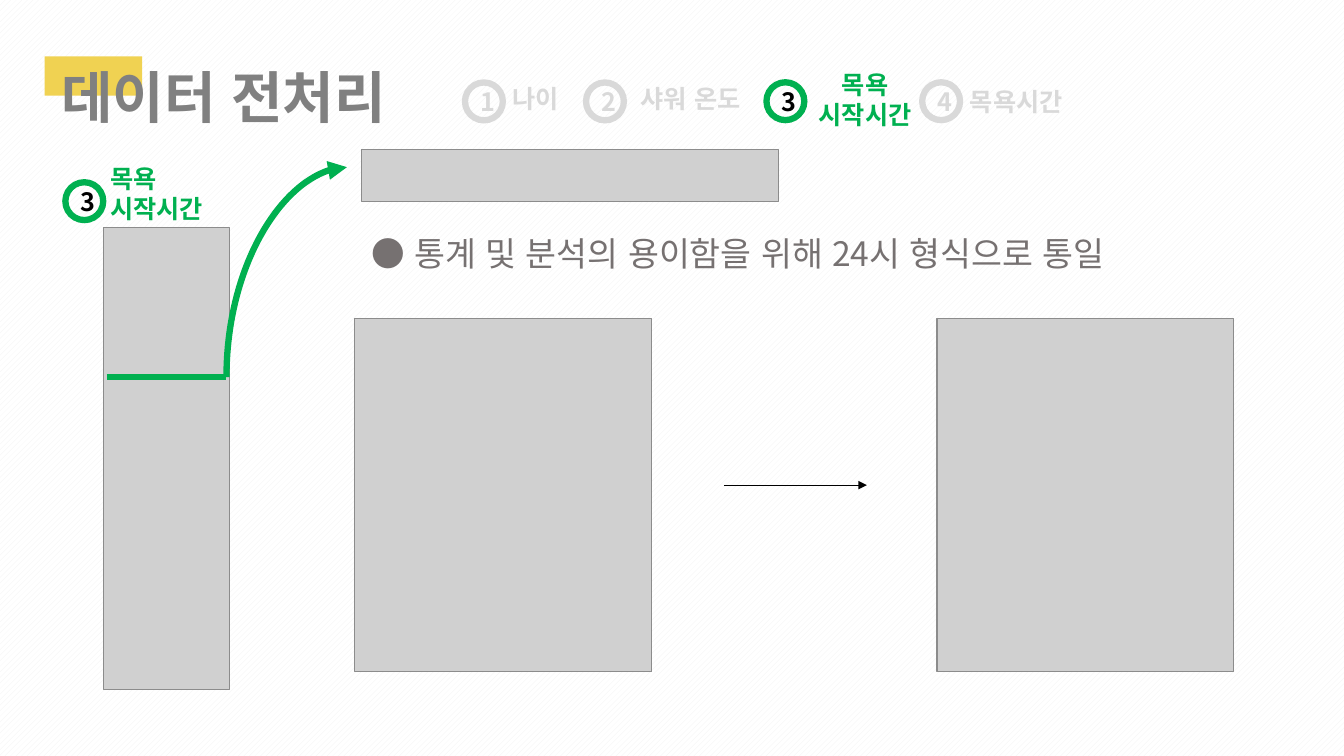
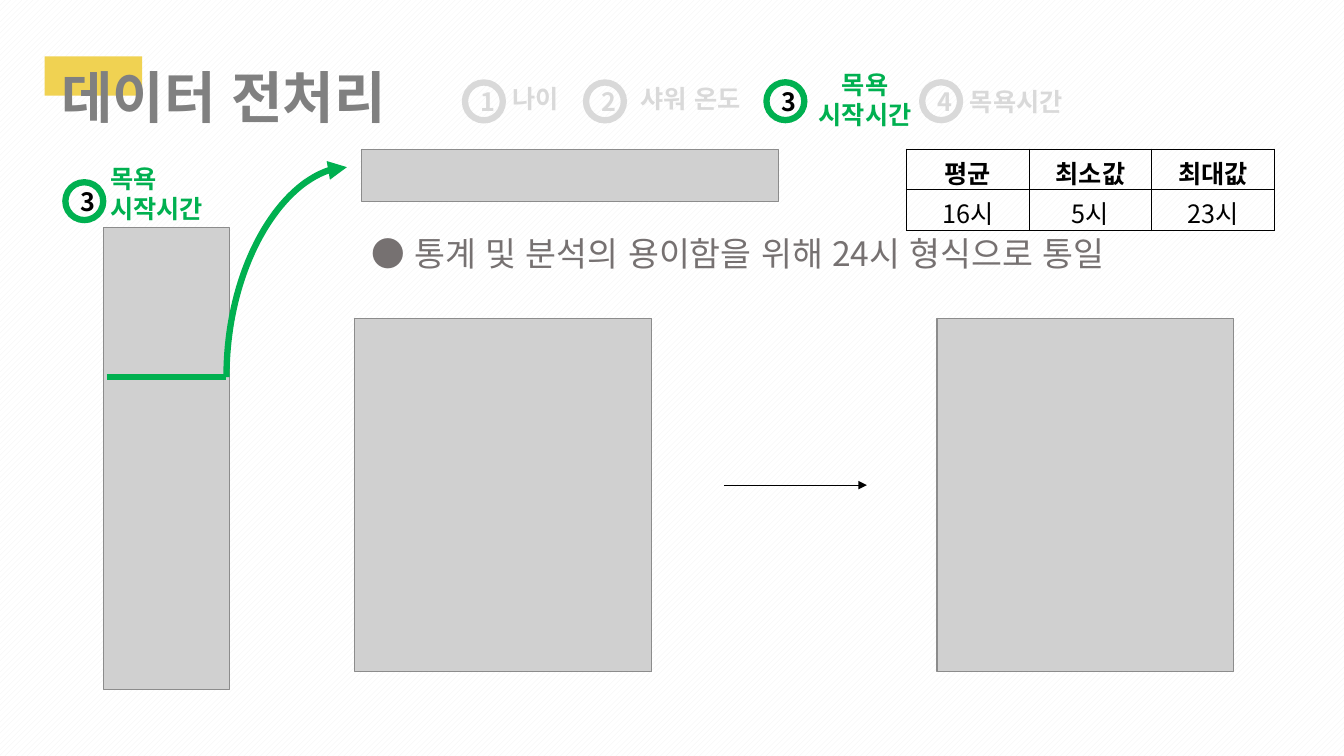
Before and after one commit to 1team-CapstonDesign1/weekly_Report, a slide deck: slide 15 of Week_11/1조_11주차_cd_발표PPT.pptx. Drawn at 1344x756 pixels with LibreOffice and Linux fonts; fonts in the diff are those of the drawing; grey boxes stand for pictures. Boxes give left, top, right and bottom in pixels: in the first picture for what was removed or moved away, otherwise in the second. Text is boxed around its words. In the diff, an @@ line names an element or a change of style, - is before the commit and + after.

```diff
--- a/Week_11/1조_11주차_cd_발표PPT.pptx
+++ b/Week_11/1조_11주차_cd_발표PPT.pptx
@@ table added at [906, 149, 1275, 231], 2 rows, 3 columns @@
+평균 | 최소값 | 최대값
+16시 | 5시 | 23시
```
Also in this commit, not shown: 8 other slides changed, 1 slide added.
